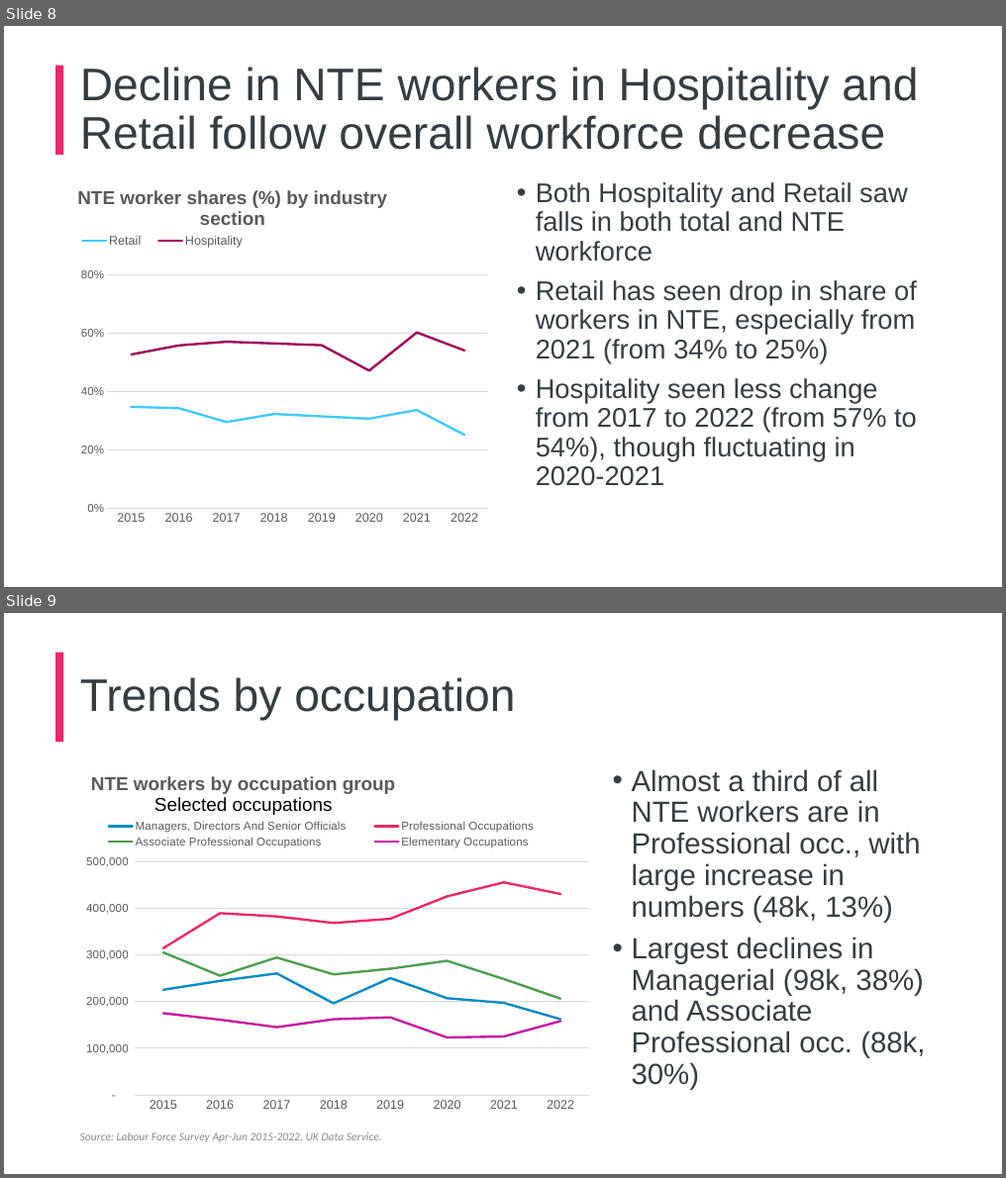
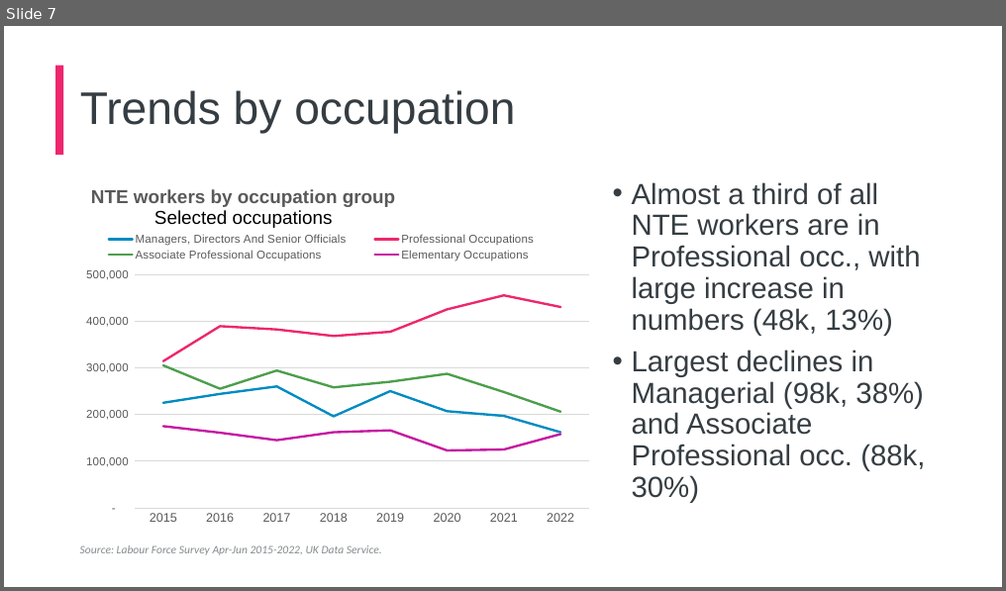
Before and after one commit to ammar-gla/NTE, a slide deck: Non-R/NTE Presentation, GLAE (DRAFT).pptx. Shown one above the other, each under a label of ours: slides 8 and 9 before the commit, slide 7 after it. The pictures are 1006x1178 and 1006x591 pixels, drawn with LibreOffice and Linux fonts; fonts in the diff are those of the drawing; background and template pictures are left out. Boxes give left, top, right and bottom in pixels: in the first picture for what was removed or moved away, otherwise in the second. Text is boxed around its words. In the diff, an @@ line names an element or a change of style, - is before the commit and + after.

```diff
--- a/Non-R/NTE Presentation, GLAE (DRAFT).pptx
+++ b/Non-R/NTE Presentation, GLAE (DRAFT).pptx
@@ slide 8 removed at [4,26,1002,587], background #FFFFFF; not listed: 1 template element that a slide beside it also shows @@
@@ title removed at [80,67,918,150] @@
-Decline in NTE workers in Hospitality and Retail follow overall workforce decrease
@@ line chart removed at [73,175,497,532] @@
-title "NTE worker shares (%) by industry section "
-categories: 2015, 2016, 2017, 2018, 2019, 2020, 2021, 2022
-Retail : 0.35, 0.34, 0.29, 0.32, 0.31, 0.31, 0.34, 0.25
-Hospitality : 0.53, 0.56, 0.57, 0.56, 0.56, 0.47, 0.6, 0.54
@@ text removed at [536,182,917,486] @@
-• Both Hospitality and Retail saw falls in both total and NTE workforce
-• Retail has seen drop in share of workers in NTE, especially from 2021 (from 34% to 25%)
-• Hospitality seen less change from 2017 to 2022 (from 57% to 54%), though fluctuating in 2020-2021
@@ what was slide 9 is now slide 7 @@
```
Also in this commit, not shown: 3 slides changed, 2 other slides removed, 6 other files.
